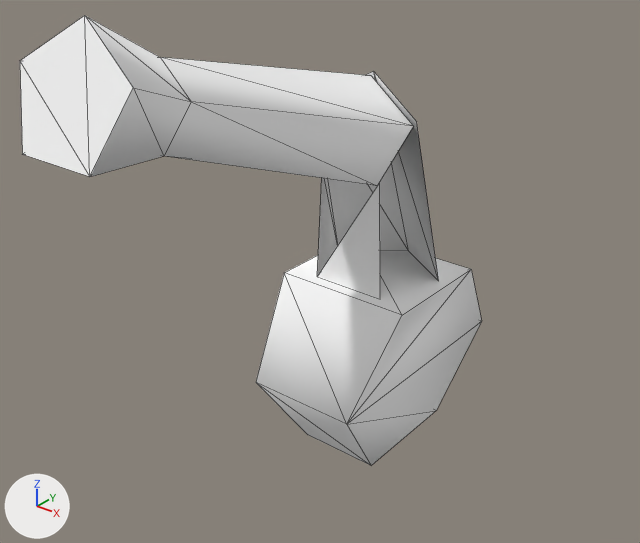
Before and after pictures for a commit that changed the OBJ model Assets/Art/Nova1492/GXConverted/Models/Characters/MobAndBoss/datan_common_mobbody33x_f9d7d868.obj.
Before and after are seen from a 50 mm lens placed at (1.165, -1.695, 1.227), pointed at (-0.026, -0.206, 0.304). Arrows for +X, +Y and +Z are at lower left; the lights stay in place. The picture after the commit comes second. Mesh edges are drawn as thin lines. Where no turn or scale is listed for an object, it has been applied to the vertices.

The first picture shows 'datan_common_mobbody33x_f9d7d868'.
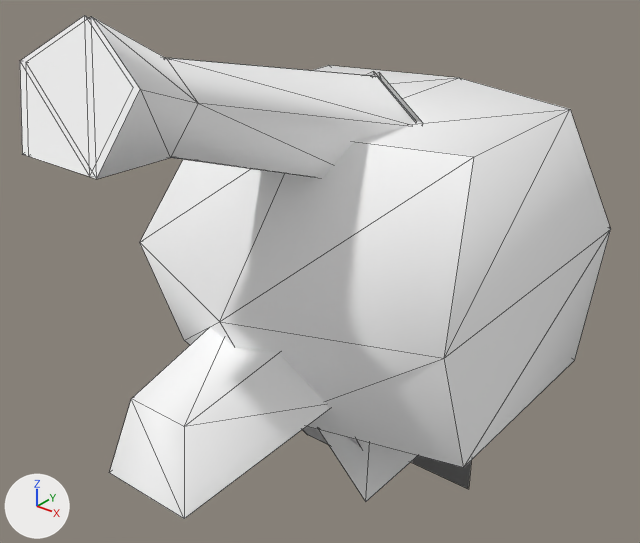
Patch to the scene script:
```diff
--- a/Assets/Art/Nova1492/GXConverted/Models/Characters/MobAndBoss/datan_common_mobbody33x_f9d7d868.obj.py
+++ b/Assets/Art/Nova1492/GXConverted/Models/Characters/MobAndBoss/datan_common_mobbody33x_f9d7d868.obj.py
@@ me_datan_common_mobbody33x_f9d7d868_mesh06 @@
+me_datan_common_mobbody33x_f9d7d868_mesh06.from_pydata([(0.202, -0.314, -0.202), (-0.202, -0.314, 0.202), (-0.202, 0.314, 0.202), (0.202, 0.314, -0.202), (-0.202, -0.314, -0.202), (0.202, -0.314, 0.202), (0.202, 0.314, 0.202), (-0.202, 0.314, -0.202)], [], [(0, 1, 2), (2, 3, 0), (4, 5, 6), (6, 7, 4)])
+me_datan_common_mobbody33x_f9d7d868_mesh06.materials.append(mat_datan_common_mobbody33x_f9d7d868)  # its picture is missing
@@ me_datan_common_mobbody33x_f9d7d868_mesh05 @@
+me_datan_common_mobbody33x_f9d7d868_mesh05.from_pydata([(-0.31, 0.0, -0.31), (-0.31, 0.0, 0.31), (0.31, 0.0, 0.31), (0.31, 0.0, -0.31)], [], [(0, 1, 2), (2, 3, 0)])
+me_datan_common_mobbody33x_f9d7d868_mesh05.materials.append(mat_datan_common_mobbody33x_f9d7d868)  # its picture is missing
@@ me_datan_common_mobbody33x_f9d7d868_mesh04 @@
+me_datan_common_mobbody33x_f9d7d868_mesh04.from_pydata(...)  # 37 vertices, 47 faces; spans x -0.185..0.185, y -0.901..0.317, z -0.235..0.982
+me_datan_common_mobbody33x_f9d7d868_mesh04.materials.append(mat_datan_common_mobbody33x_f9d7d868)  # its picture is missing
@@ me_datan_common_mobbody33x_f9d7d868_mesh00 @@
+me_datan_common_mobbody33x_f9d7d868_mesh00.from_pydata(...)  # 26 vertices, 36 faces; spans x -0.438..0.438, y -0.804..0.57, z 0.0..0.668
+me_datan_common_mobbody33x_f9d7d868_mesh00.materials.append(mat_datan_common_mobbody33x_f9d7d868)  # its picture is missing
@@ ob_datan_common_mobbody33x_f9d7d868_mesh06 @@
+ob_datan_common_mobbody33x_f9d7d868_mesh06 = bpy.data.objects.new('datan_common_mobbody33x_f9d7d868_mesh06', me_datan_common_mobbody33x_f9d7d868_mesh06)
+ob_datan_common_mobbody33x_f9d7d868_mesh06.location = (0.0, 0.0, 0.0)
@@ ob_datan_common_mobbody33x_f9d7d868_mesh05 @@
+ob_datan_common_mobbody33x_f9d7d868_mesh05 = bpy.data.objects.new('datan_common_mobbody33x_f9d7d868_mesh05', me_datan_common_mobbody33x_f9d7d868_mesh05)
+ob_datan_common_mobbody33x_f9d7d868_mesh05.location = (0.0, 0.0, 0.0)
@@ ob_datan_common_mobbody33x_f9d7d868_mesh04 @@
+ob_datan_common_mobbody33x_f9d7d868_mesh04 = bpy.data.objects.new('datan_common_mobbody33x_f9d7d868_mesh04', me_datan_common_mobbody33x_f9d7d868_mesh04)
+ob_datan_common_mobbody33x_f9d7d868_mesh04.location = (0.0, 0.0, 0.0)
@@ ob_datan_common_mobbody33x_f9d7d868_mesh00 @@
+ob_datan_common_mobbody33x_f9d7d868_mesh00 = bpy.data.objects.new('datan_common_mobbody33x_f9d7d868_mesh00', me_datan_common_mobbody33x_f9d7d868_mesh00)
+ob_datan_common_mobbody33x_f9d7d868_mesh00.location = (0.0, 0.0, 0.0)
```

What differs and where, as boxes (x1, y1, x2, y2) in the pictures (640 x 543 px):
'datan_common_mobbody33x_f9d7d868_mesh00', added: after (109, 65, 611, 519)
'datan_common_mobbody33x_f9d7d868_mesh04', added: after (88, 16, 423, 448)
'datan_common_mobbody33x_f9d7d868_mesh06', added: after (319, 430, 418, 501)
'datan_common_mobbody33x_f9d7d868_mesh05', added: after (411, 456, 471, 489)
'datan_common_mobbody33x_f9d7d868', unchanged, covered by the edit: before (20, 15, 482, 465); after (20, 15, 417, 447)
